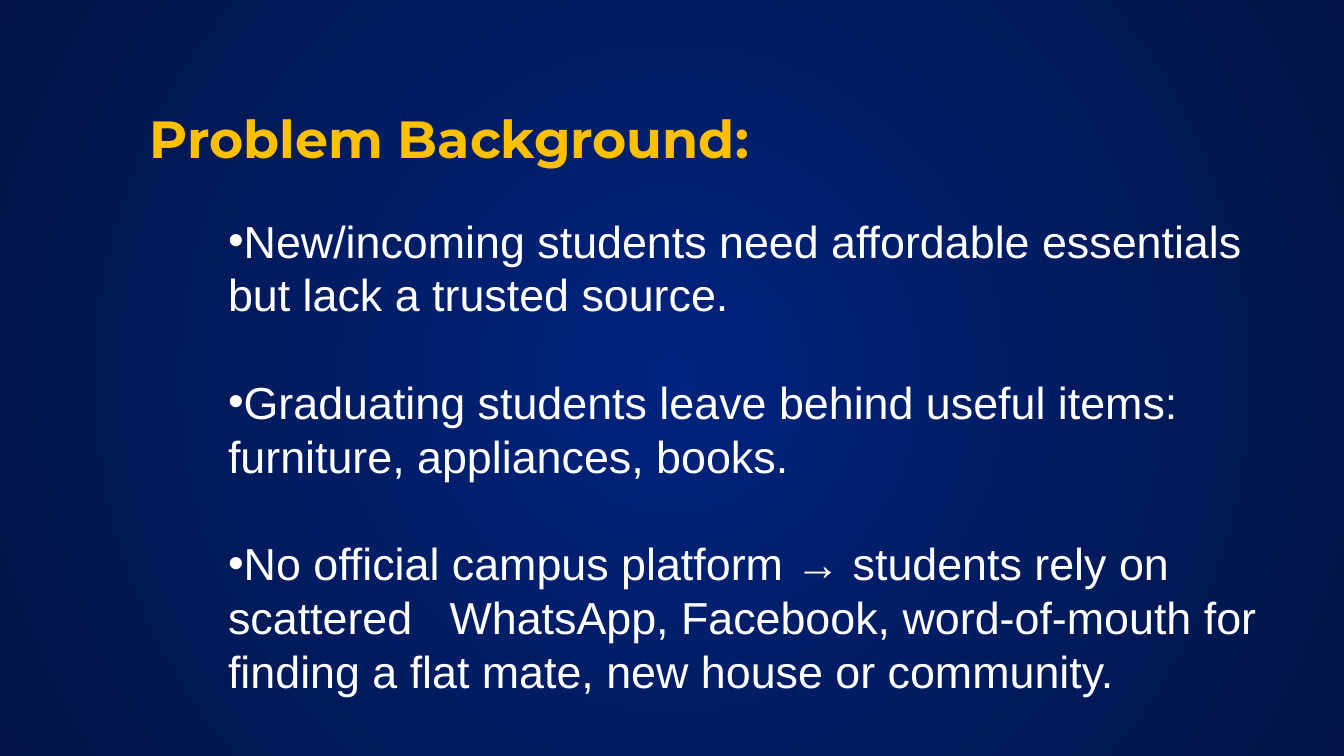
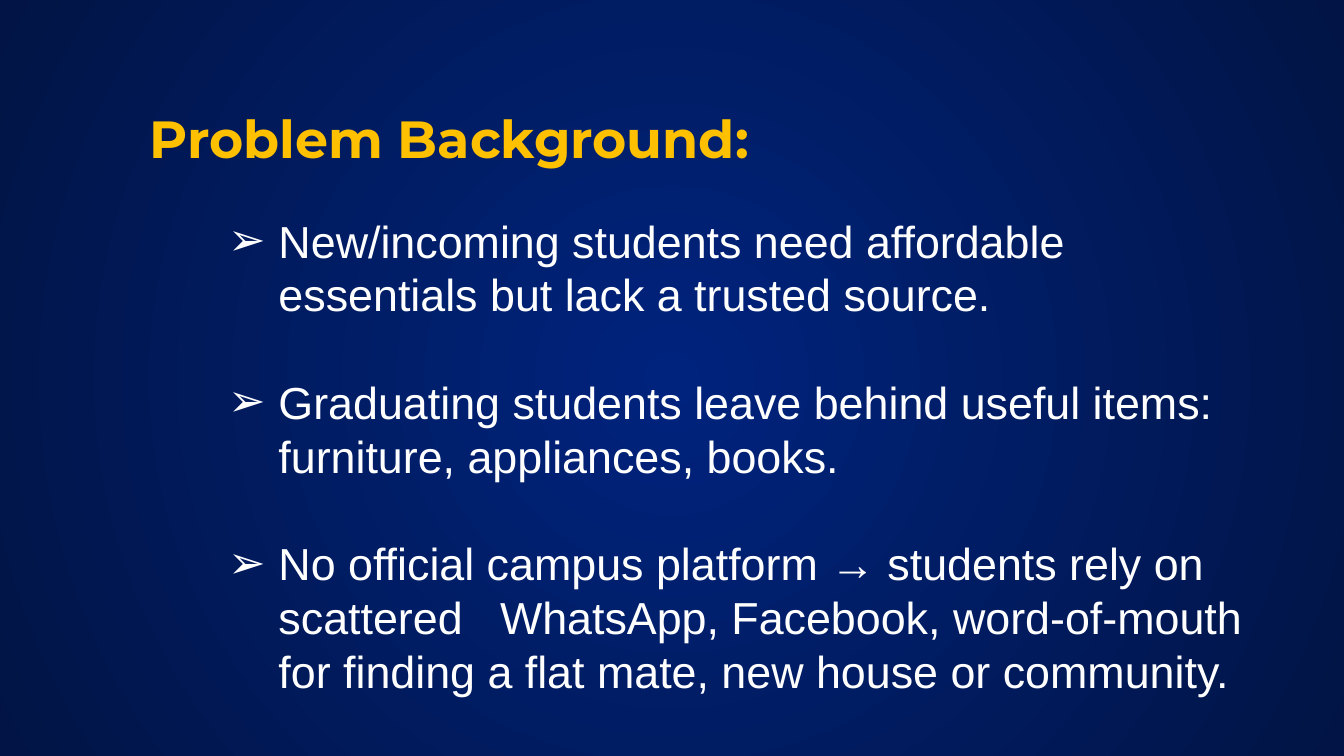
Before and after one commit to showrab09/LSUS_CONNECT, a slide deck: slide 2 of project_proposal.pptx. Drawn at 1344x756 pixels with LibreOffice and Linux fonts; fonts in the diff are those of the drawing; background and template pictures are left out. Boxes give left, top, right and bottom in pixels: in the first picture for what was removed or moved away, otherwise in the second. Text is boxed around its words. In the diff, an @@ line names an element or a change of style, - is before the commit and + after.

```diff
--- a/project_proposal.pptx
+++ b/project_proposal.pptx
@@ text "New/incoming students need affordable essentials ..." at (x1=278, y1=225, x2=1242, y2=697): bullet • to ➢ @@
```
Also in this commit, not shown: 1 other slide changed, 2 slides added, 13 slides removed.
